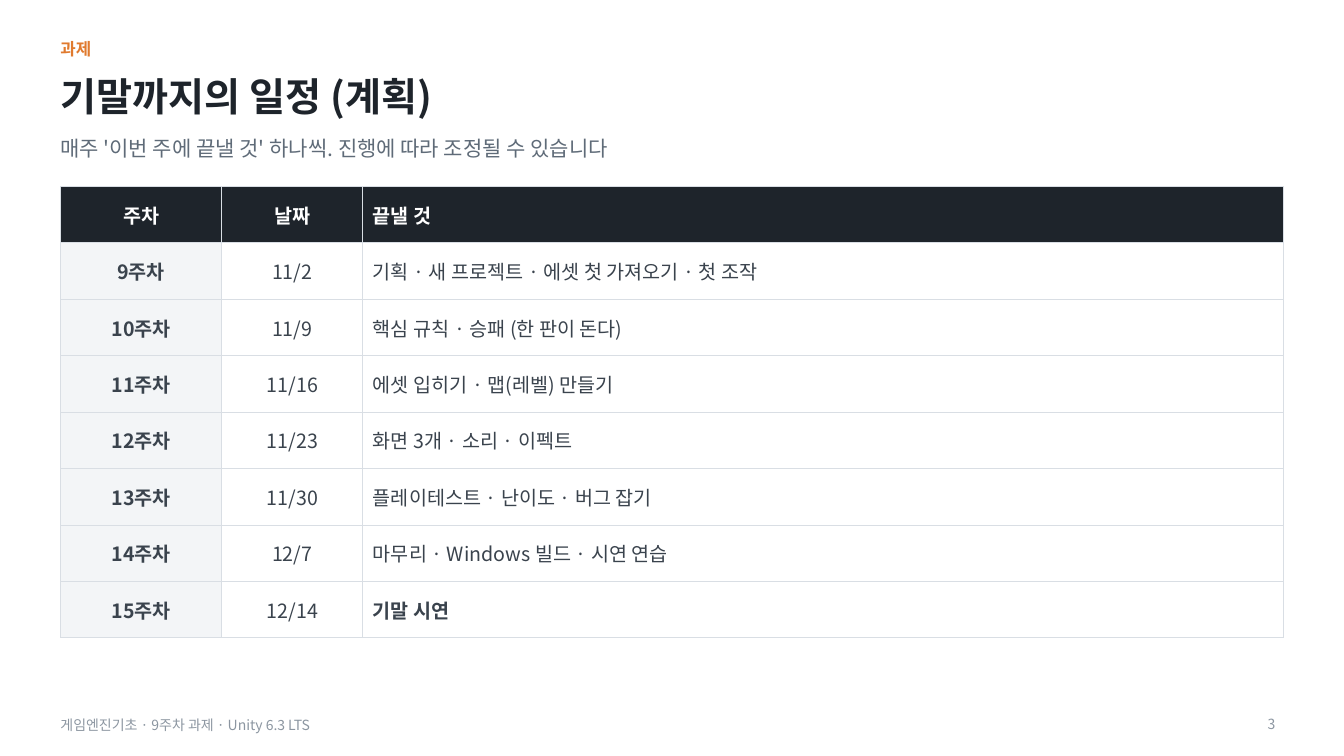
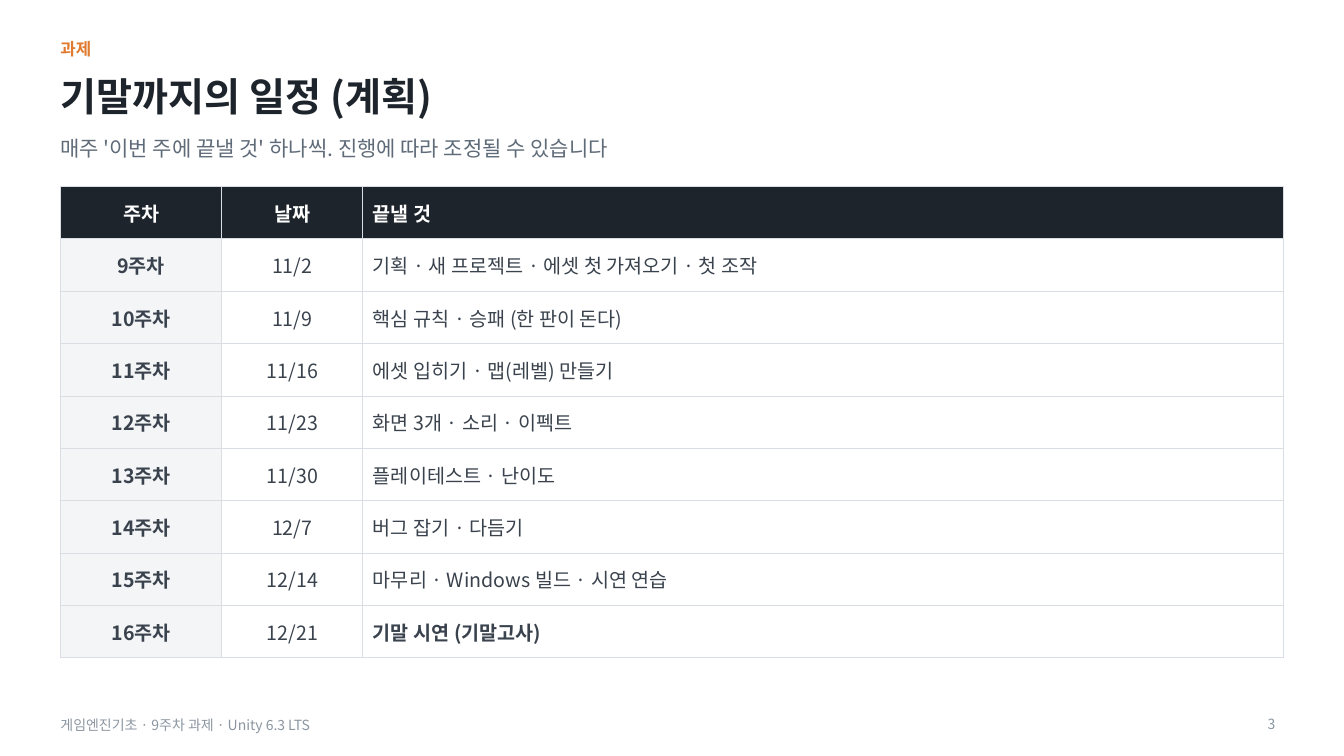
Before and after one commit to iplay-garden/game-engine-basics, a slide deck: slide 3 of 9주차/한국어/게임엔진기초_9주차_오프라인_과제안내.pptx. Drawn at 1344x756 pixels with LibreOffice and Linux fonts; fonts in the diff are those of the drawing. Boxes give left, top, right and bottom in pixels: in the first picture for what was removed or moved away, otherwise in the second. Text is boxed around its words. In the diff, an @@ line names an element or a change of style, - is before the commit and + after.

```diff
--- a/9주차/한국어/게임엔진기초_9주차_오프라인_과제안내.pptx
+++ b/9주차/한국어/게임엔진기초_9주차_오프라인_과제안내.pptx
@@ table at box(60, 187, 1284, 648) @@
-row 6: 13주차 | 11/30 | 플레이테스트 · 난이도 · 버그 잡기
-row 7: 14주차 | 12/7 | 마무리 · Windows 빌드 · 시연 연습
-row 8: 15주차 | 12/14 | 기말 시연
+row 6: 13주차 | 11/30 | 플레이테스트 · 난이도
+row 7: 14주차 | 12/7 | 버그 잡기 · 다듬기
+row 8: 15주차 | 12/14 | 마무리 · Windows 빌드 · 시연 연습
+row 9: 16주차 | 12/21 | 기말 시연 (기말고사)
```
Also in this commit, not shown: 1 other slide changed, 6 other files.
